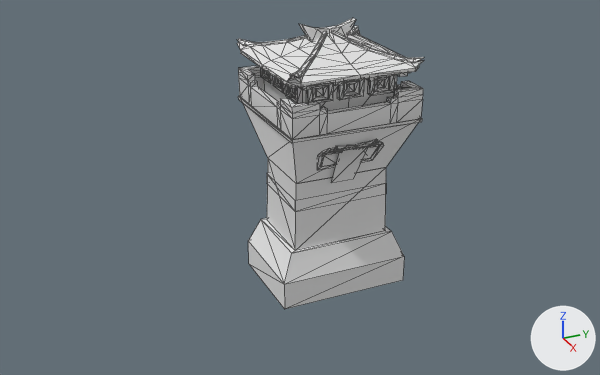
Renders of the glTF model assets/third_party/wildfire_gate/corner_tower.glb from each side of a commit.
The view is the same before and after, from a camera (50 mm lens) standing at (24.4, -12.0, 14.9) and looking at (0.0, -1.0, 2.7). The lights are fixed; the arrows at lower right show +X, +Y and +Z. The picture after the commit comes second. Mesh edges are drawn as thin lines.

Names of what the first picture shows: 'CornerBatter', 'CornerGallery'.
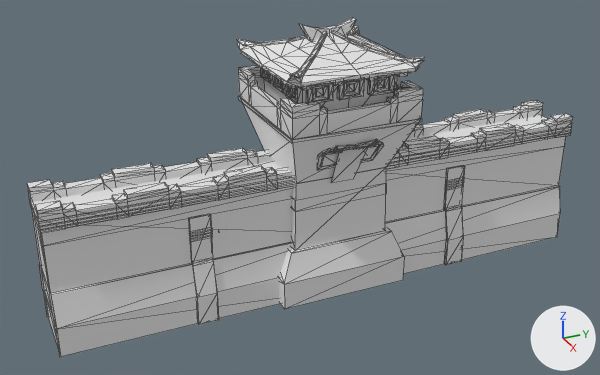
What changed in the scene script:
```text
Add me_curtainwalk:
    me_curtainwalk.from_pydata(...)  # 695 vertices, 966 faces; spans x -1.4..1.4, y -10.0..10.0, z -1.1..4.1
Add ob_curtainwalk:
    ob_curtainwalk = bpy.data.objects.new('CurtainWalk', me_curtainwalk)
    ob_curtainwalk.location = (0.0, 0.0, 0.0)
```

Pixel boxes [x1, y1, x2, y2] of what changed, in the pictures (600 x 375 px):
'CurtainWalk', added: after [27, 100, 573, 357]
